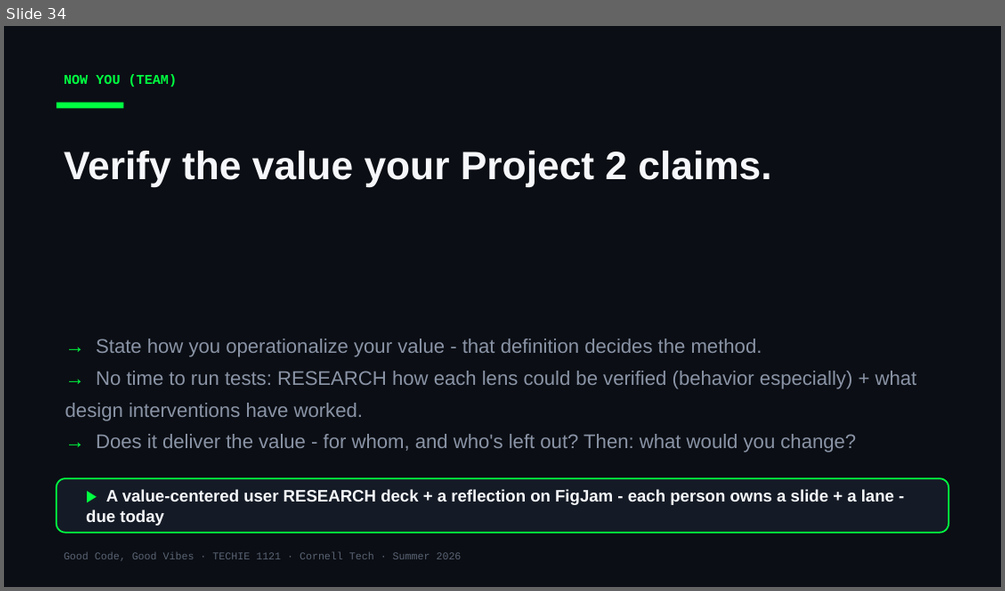
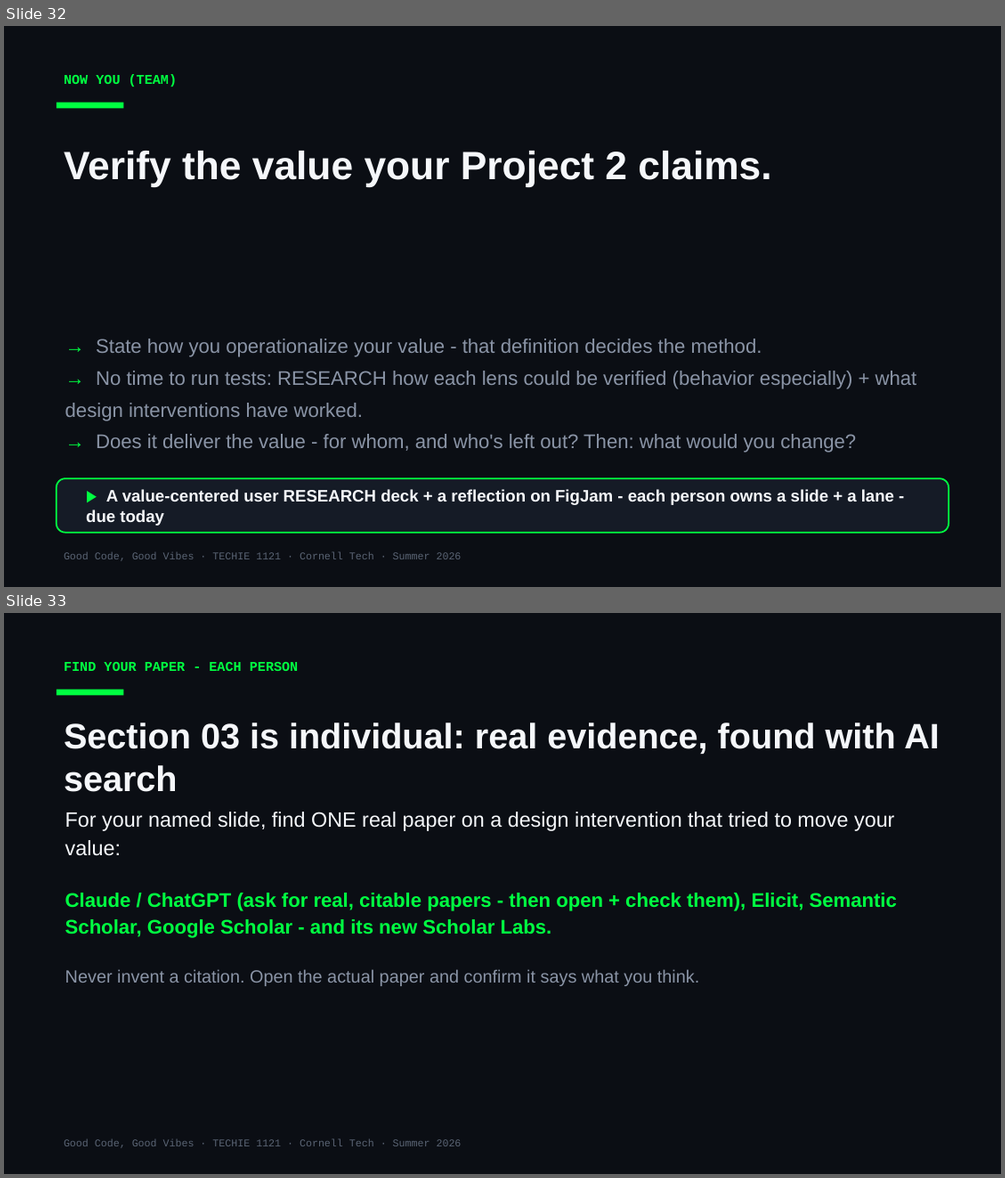
Before and after one commit to Cornell-Tech-Vibe-Coding-Summer-2026/website, a slide deck: slides/Week3-Tue-User-Testing-II.pptx. Shown one above the other, each under a label of ours: slide 34 before the commit, slides 32 and 33 after it. The pictures are 1005x591 and 1005x1178 pixels, drawn with LibreOffice and Linux fonts; fonts in the diff are those of the drawing. Boxes give left, top, right and bottom in pixels: in the first picture for what was removed or moved away, otherwise in the second. Text is boxed around its words. In the diff, an @@ line names an element or a change of style, - is before the commit and + after.

```diff
--- a/slides/Week3-Tue-User-Testing-II.pptx
+++ b/slides/Week3-Tue-User-Testing-II.pptx
@@ slide 33 added at [4,613,1001,1174], background #0B0E14 @@
@@ text added at [64,662,299,671], 13 pt, text #00FF41, bold @@
+FIND YOUR PAPER - EACH PERSON
@@ rectangle added at [57,690,123,695], fill #00FF41 @@
@@ text added at [64,722,939,792], 34 pt, text #F5F7FA, bold @@
+Section 03 is individual: real evidence, found with AI search
@@ text added at [65,811,897,986], 19 pt, text #00FF41 @@
+For your named slide, find ONE real paper on a design intervention that tried to move your value:
+Claude / ChatGPT (ask for real, citable papers - then open + check them), Elicit, Semantic Scholar, Google Scholar - and its new Scholar Labs.
+Never invent a citation. Open the actual paper and confirm it says what you think.
@@ text added at [64,1139,461,1148], 10 pt, text #5A6474 @@
+Good Code, Good Vibes · TECHIE 1121 · Cornell Tech · Summer 2026
@@ what was slide 34 is now slide 32 @@
```
Also in this commit, not shown: 2 slides changed, 1 other file.
